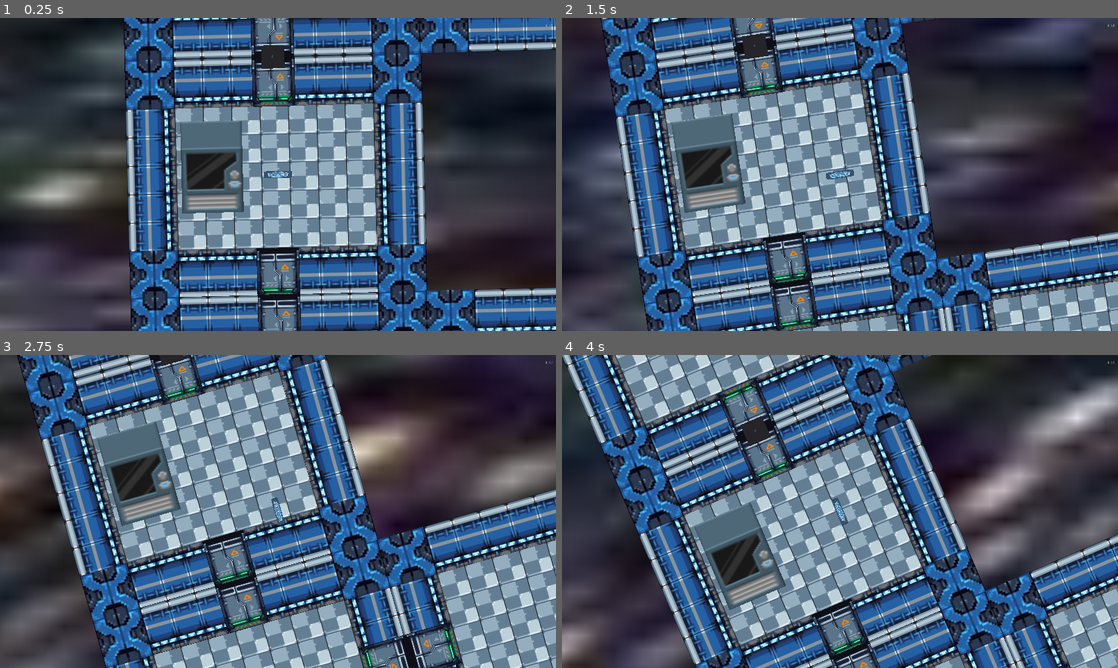
Above: before the commit, frames 1-4 (two rows, left to right).
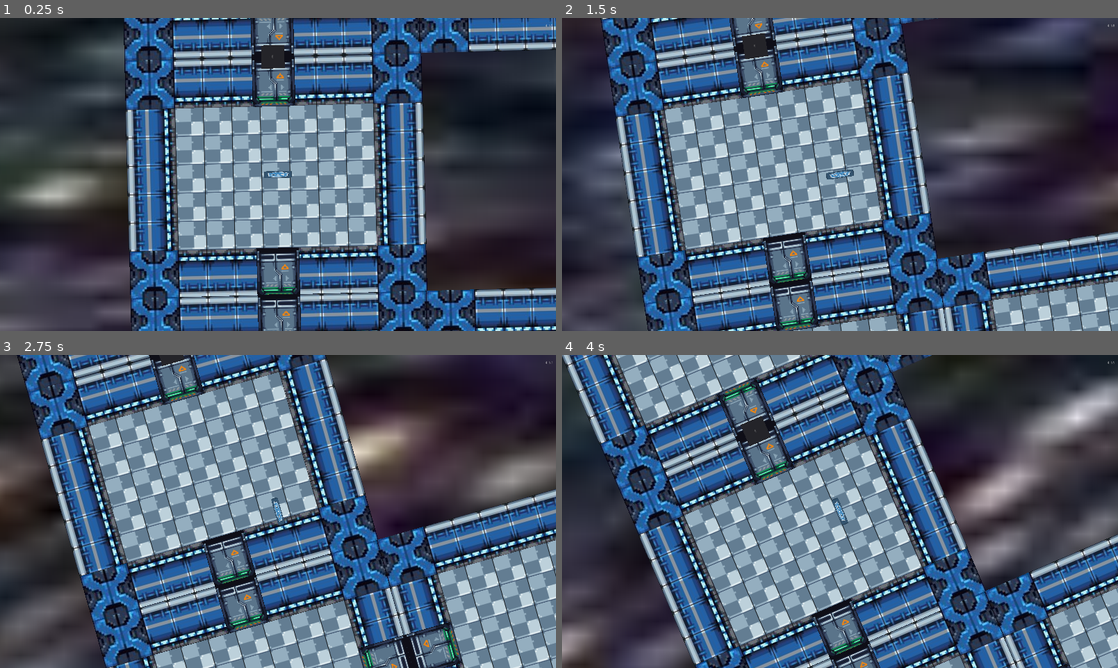
Above: after the commit, the same moments.

Repository: turtlewit/BlackHoleGameJamGame
Game: Godot game, scene res://Scenes/Main.tscn
Same seed, same stepped clock (60 frames per second), same inputs: the game is played once before the commit and once after it. The engine's default icon, where the game draws it, is replaced by a stand-in: a white triangle on a blue panel in a dark square.
Inputs (mouse positions are in pixels of both pictures, inside the frame that each line leads up to):
- Up to frame 1 (0.25 s): no input
- Up to frame 2 (1.5 s): move the mouse to (962, 158) at 0.52 s; hold D (move_right) 0.53-1.28 s; tap E (interact) at 0.6, 1.35 s; click (962, 158) at 0.67 s; move the mouse to (728, 190) at 1.27 s; hold S (move_down) from 1.28 s (still down)
- Up to frame 3 (2.75 s): move the mouse to (333, 442) at 2.02 s; release S (move_down) at 2.03 s; hold D (move_right) from 2.03 s (still down); tap E (interact) at 2.1 s
- Up to frame 4 (4 s): move the mouse to (812, 574) at 2.77 s; release D (move_right) at 2.78 s; hold W (move_up) 2.78-3.53 s; tap E (interact) at 2.85, 3.6 s; click (812, 574) at 2.92 s; move the mouse to (1006, 558) at 3.52 s; hold A (move_left) from 3.53 s (still down)

The runs differ from the first frame. In frame 1, 3.0% of the frame differs, in the area x 32-44%, y 32-63%; in frame 2, 3.0%; in frame 3, 3.0%; in frame 4, 3.0%.

Commit message:
delete original panel

Diff:
--- a/Scenes/ship.tscn
+++ b/Scenes/ship.tscn
@@ -1,45 +1,34 @@
-[gd_scene load_steps=30 format=2]
+[gd_scene load_steps=27 format=2]
 
 [ext_resource path="res://Assets/RoomSetting/Room24.tscn" type="PackedScene" id=1]
 [ext_resource path="res://Assets/RoomSetting/Room12.tscn" type="PackedScene" id=2]
-[ext_resource path="res://Assets/RoomSetting/ShipAIOff.png" type="Texture" id=3]
-[ext_resource path="res://Assets/RoomSetting/ShipAIOn.png" type="Texture" id=4]
-[ext_resource path="res://Assets/RoomSetting/Room14.tscn" type="PackedScene" id=5]
-[ext_resource path="res://Assets/RoomSetting/Sprite.tscn" type="PackedScene" id=6]
-[ext_resource path="res://Assets/ShipFurniture/Fuel.png" type="Texture" id=7]
-[ext_resource path="res://Assets/RoomSetting/Room2.tscn" type="PackedScene" id=8]
-[ext_resource path="res://Assets/ShipFurniture/GoodEngine.png" type="Texture" id=9]
-[ext_resource path="res://Assets/ShipFurniture/BadEngine.png" type="Texture" id=10]
-[ext_resource path="res://Assets/RoomSetting/Room234.tscn" type="PackedScene" id=11]
-[ext_resource path="res://Assets/ShipFurniture/Engineer`sComp.png" type="Texture" id=12]
-[ext_resource path="res://Assets/RoomSetting/Room13.tscn" type="PackedScene" id=13]
-[ext_resource path="res://Assets/ShipFurniture/EnginePart.png" type="Texture" id=14]
-[ext_resource path="res://Assets/RoomSetting/Room124.tscn" type="PackedScene" id=15]
-[ext_resource path="res://Assets/ShipFurniture/Captain`s Comp.png" type="Texture" id=16]
-[ext_resource path="res://Assets/RoomSetting/Room32.tscn" type="PackedScene" id=17]
-[ext_resource path="res://Assets/ShipFurniture/FoolBar.png" type="Texture" id=18]
-[ext_resource path="res://Assets/RoomSetting/Room3.tscn" type="PackedScene" id=19]
-[ext_resource path="res://Assets/ShipFurniture/WarpSys.png" type="Texture" id=20]
-[ext_resource path="res://Assets/ShipFurniture/Empty.png" type="Texture" id=21]
-[ext_resource path="res://Assets/RoomSetting/Room1234.tscn" type="PackedScene" id=22]
-[ext_resource path="res://Assets/ShipFurniture/Oxygen.png" type="Texture" id=23]
-[ext_resource path="res://Assets/RoomSetting/Room34.tscn" type="PackedScene" id=24]
-[ext_resource path="res://Assets/RoomSetting/Room132.tscn" type="PackedScene" id=25]
-[ext_resource path="res://Assets/RoomSetting/Room134.tscn" type="PackedScene" id=26]
-
-[sub_resource type="SpriteFrames" id=1]
+[ext_resource path="res://Assets/RoomSetting/Room14.tscn" type="PackedScene" id=3]
+[ext_resource path="res://Assets/RoomSetting/Sprite.tscn" type="PackedScene" id=4]
+[ext_resource path="res://Assets/ShipFurniture/Fuel.png" type="Texture" id=5]
+[ext_resource path="res://Assets/RoomSetting/Room2.tscn" type="PackedScene" id=6]
+[ext_resource path="res://Assets/ShipFurniture/GoodEngine.png" type="Texture" id=7]
+[ext_resource path="res://Assets/ShipFurniture/BadEngine.png" type="Texture" id=8]
+[ext_resource path="res://Assets/RoomSetting/Room234.tscn" type="PackedScene" id=9]
+[ext_resource path="res://Assets/ShipFurniture/Engineer`sComp.png" type="Texture" id=10]
+[ext_resource path="res://Assets/RoomSetting/Room13.tscn" type="PackedScene" id=11]
+[ext_resource path="res://Assets/ShipFurniture/EnginePart.png" type="Texture" id=12]
+[ext_resource path="res://Assets/RoomSetting/Room124.tscn" type="PackedScene" id=13]
+[ext_resource path="res://Assets/ShipFurniture/Captain`s Comp.png" type="Texture" id=14]
+[ext_resource path="res://Assets/RoomSetting/Room32.tscn" type="PackedScene" id=15]
+[ext_resource path="res://Assets/ShipFurniture/FoolBar.png" type="Texture" id=16]
+[ext_resource path="res://Assets/RoomSetting/Room3.tscn" type="PackedScene" id=17]
+[ext_resource path="res://Assets/ShipFurniture/WarpSys.png" type="Texture" id=18]
+[ext_resource path="res://Assets/ShipFurniture/Empty.png" type="Texture" id=19]
+[ext_resource path="res://Assets/RoomSetting/Room1234.tscn" type="PackedScene" id=20]
+[ext_resource path="res://Assets/ShipFurniture/Oxygen.png" type="Texture" id=21]
+[ext_resource path="res://Assets/RoomSetting/Room34.tscn" type="PackedScene" id=22]
+[ext_resource path="res://Assets/RoomSetting/Room132.tscn" type="PackedScene" id=23]
+[ext_resource path="res://Assets/RoomSetting/Room134.tscn" type="PackedScene" id=24]
+
+[sub_resource type="SpriteFrames" id=2]
 
 animations = [ {
-"frames": [ ExtResource( 3 ), ExtResource( 4 ) ],
-"loop": false,
-"name": "On",
-"speed": 5.0
-} ]
-
-[sub_resource type="SpriteFrames" id=2]
-
-animations = [ {
-"frames": [ ExtResource( 10 ), ExtResource( 9 ) ],
+"frames": [ ExtResource( 8 ), ExtResource( 7 ) ],
 "loop": false,
 "name": "Fix",
 "speed": 5.0
@@ -64,38 +53,30 @@
 
 [node name="Bridge" parent="." index="1" instance=ExtResource( 2 )]
 
-editor/display_folded = true
 position = Vector2( 510, 1240 )
 
-[node name="ShipAi" type="AnimatedSprite" parent="Bridge" index="0"]
-
-position = Vector2( -220, -40 )
-scale = Vector2( 1.8, 1.275 )
-frames = SubResource( 1 )
-animation = "On"
-
-[node name="FuelRoom1" parent="." index="2" instance=ExtResource( 5 )]
+[node name="FuelRoom1" parent="." index="2" instance=ExtResource( 3 )]
 
 editor/display_folded = true
 position = Vector2( 510, 2060 )
 
-[node name="Fuel1" parent="FuelRoom1" index="10" instance=ExtResource( 6 )]
+[node name="Fuel1" parent="FuelRoom1" index="10" instance=ExtResource( 4 )]
 
 position = Vector2( -30, 130 )
 scale = Vector2( 7, 7 )
-texture = ExtResource( 7 )
-_sections_unfolded = [ "Transform" ]
-
-[node name="FuelRoom2" parent="." index="3" instance=ExtResource( 8 )]
+texture = ExtResource( 5 )
+_sections_unfolded = [ "Transform" ]
+
+[node name="FuelRoom2" parent="." index="3" instance=ExtResource( 6 )]
 
 editor/display_folded = true
 position = Vector2( 5610, 410 )
 
-[node name="Fuel2" parent="FuelRoom2" index="9" instance=ExtResource( 6 )]
+[node name="Fuel2" parent="FuelRoom2" index="9" instance=ExtResource( 4 )]
 
 position = Vector2( 160, 30 )
 scale = Vector2( 7, 7 )
-texture = ExtResource( 7 )
+texture = ExtResource( 5 )
 _sections_unfolded = [ "Transform" ]
 
 [node name="EngineRoom1" parent="." index="4" instance=ExtResource( 1 )]
@@ -156,30 +137,30 @@
 
 position = Vector2( -160, -10 )
 scale = Vector2( 6, 6 )
-texture = ExtResource( 16 )
-_sections_unfolded = [ "Transform" ]
-
-[node name="FoolBarRoom" parent="." index="9" instance=ExtResource( 17 )]
+texture = ExtResource( 14 )
+_sections_unfolded = [ "Transform" ]
+
+[node name="FoolBarRoom" parent="." index="9" instance=ExtResource( 15 )]
 
 editor/display_folded = true
 position = Vector2( 4590, -420 )
 
-[node name="FoolBar" parent="FoolBarRoom" index="10" instance=ExtResource( 6 )]
+[node name="FoolBar" parent="FoolBarRoom" index="10" instance=ExtResource( 4 )]
 
 position = Vector2( 50, -20 )
 scale = Vector2( 4, 4 )
+texture = ExtResource( 16 )
+_sections_unfolded = [ "Transform" ]
+
+[node name="WarpRoom" parent="." index="10" instance=ExtResource( 17 )]
+
+editor/display_folded = true
+position = Vector2( 6630, 1240 )
+
+[node name="Warp" parent="WarpRoom" index="9" instance=ExtResource( 4 )]
+
+position = Vector2( 230, 100 )
 texture = ExtResource( 18 )
-_sections_unfolded = [ "Transform" ]
-
-[node name="WarpRoom" parent="." index="10" instance=ExtResource( 19 )]
-
-editor/display_folded = true
-position = Vector2( 6630, 1240 )
-
-[node name="Warp" parent="WarpRoom" index="9" instance=ExtResource( 6 )]
-
-position = Vector2( 230, 100 )
-texture = ExtResource( 20 )
 _sections_unfolded = [ "Transform" ]
 
 [node name="AnimatedSprite" type="AnimatedSprite" parent="WarpRoom" index="10"]
Binary file added: Assets/OpenDoor.png
Not shown, added: Assets/OpenDoor.png.import
Not shown: 4 places in Scenes/ship.tscn that only renumber resources
